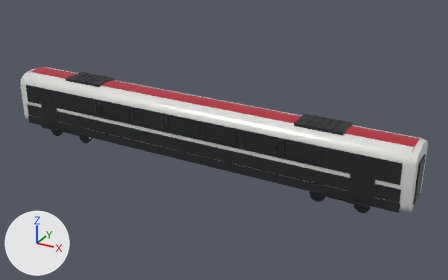
The glTF model public/models/railjet-lab/blender/railjet-nextgen-multifunction.glb, before and after one commit.
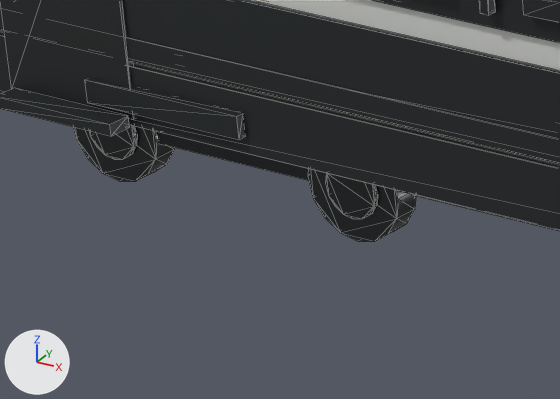
The first picture shows the older version from a 50 mm camera at (18.2, -29.8, 16.8) aimed at (1.5, 0.6, 1.7). The close-ups show the older and then the newer version on the part from 9% to 24% of the width and 41% to 58% of the height of that picture. Only the edits that show in the close-ups are written down. The axes (+X, +Y, +Z) are drawn at lower left. The lights are the same throughout. The close-ups show mesh edges as thin lines. Where no turn or scale is listed for an object, it has been applied to the vertices.

The older version as bpy lines, for what is in view:
```python
ob_multifunction_bogie_a_brake_disc__1_0 = bpy.data.objects.new('multifunction_bogie_a_brake_disc_-1_0', me_rj_unitcylinder_16)
ob_multifunction_bogie_a_brake_disc__1_0.parent = ob_multifunction_bogie_a
ob_multifunction_bogie_a_brake_disc__1_0.location = (-1.25, -1.085, 0.46)
ob_multifunction_bogie_a_brake_disc__1_0.rotation_euler = (1.571, 0.0, 0.0)  # degrees (90, 0, 0)
ob_multifunction_bogie_a_brake_disc__1_0.scale = (0.506, 0.506, 0.035)
ob_multifunction_bogie_a_brake_disc__1_1 = bpy.data.objects.new('multifunction_bogie_a_brake_disc_-1_1', me_rj_unitcylinder_16)
ob_multifunction_bogie_a_brake_disc__1_1.parent = ob_multifunction_bogie_a
ob_multifunction_bogie_a_brake_disc__1_1.location = (1.25, -1.085, 0.46)
ob_multifunction_bogie_a_brake_disc__1_1.rotation_euler = (1.571, 0.0, 0.0)  # degrees (90, 0, 0)
ob_multifunction_bogie_a_brake_disc__1_1.scale = (0.506, 0.506, 0.035)
ob_multifunction_bogie_a_wheel__1_0 = bpy.data.objects.new('multifunction_bogie_a_wheel_-1_0', me_rj_unitcylinder_16)
ob_multifunction_bogie_a_wheel__1_0.parent = ob_multifunction_bogie_a
ob_multifunction_bogie_a_wheel__1_0.location = (-1.25, -0.96, 0.46)
ob_multifunction_bogie_a_wheel__1_0.rotation_euler = (1.571, 0.0, 0.0)  # degrees (90, 0, 0)
ob_multifunction_bogie_a_wheel__1_0.scale = (0.92, 0.92, 0.22)
ob_multifunction_bogie_a_wheel__1_1 = bpy.data.objects.new('multifunction_bogie_a_wheel_-1_1', me_rj_unitcylinder_16)
ob_multifunction_bogie_a_wheel__1_1.parent = ob_multifunction_bogie_a
ob_multifunction_bogie_a_wheel__1_1.location = (1.25, -0.96, 0.46)
ob_multifunction_bogie_a_wheel__1_1.rotation_euler = (1.571, 0.0, 0.0)  # degrees (90, 0, 0)
ob_multifunction_bogie_a_wheel__1_1.scale = (0.92, 0.92, 0.22)
ob_multifunction_dark_skirt__1 = bpy.data.objects.new('multifunction_dark_skirt_-1', me_rj_unitcube)
ob_multifunction_dark_skirt__1.parent = ob_railjet_nextgen_multifunction_root
ob_multifunction_dark_skirt__1.location = (0.0, -1.438, 1.02)
ob_multifunction_dark_skirt__1.scale = (25.5, 0.055, 0.52)
# also in view: 'multifunction_lofted_body' at (0.0, 0.0, 2.5); 'multifunction_silver_flank_-1' at (0.0, -1.4, 1.7); 'multifunction_window_-1_1' at (-5.0, -1.5, 2.9); 'multifunction_wide_door_-1_0' at (-10.7, -1.5, 2.1); 'multifunction_accessible_door_marker_-1' at (-9.7, -1.5, 1.0)
```
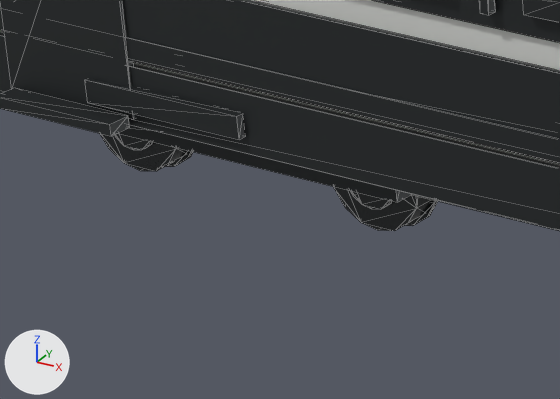
Boxes (x1, y1, x2, y2) around the edits, measured in the close-ups (560 x 399 px):
'multifunction_bogie_a_wheel_-1_1', moved
    before: (308, 169, 416, 241)
    after: (334, 187, 432, 231)
'multifunction_bogie_a_wheel_-1_0', moved
    before: (73, 126, 175, 181)
    after: (100, 133, 187, 171)
'multifunction_bogie_a_brake_disc_-1_1', moved
    before: (325, 173, 378, 219)
    after: (350, 191, 392, 209)
'multifunction_bogie_a_brake_disc_-1_0', moved
    before: (89, 125, 137, 159)
    after: (114, 133, 153, 150)
'multifunction_bogie_a_flange_-1_1', added (mostly hidden)
    after: (406, 200, 438, 226)
'multifunction_bogie_a_flange_-1_0', added (mostly hidden)
    after: (167, 151, 193, 166)

What the commit changed:
Object 'multifunction_bogie_a_brake_disc_-1_0' (ob_multifunction_bogie_a_brake_disc__1_0) moves from (-1.25, -1.085, 0.46) to (-1.25, -0.863, 0.46).
Object 'multifunction_bogie_a_brake_disc_-1_1' (ob_multifunction_bogie_a_brake_disc__1_1) moves from (1.25, -1.085, 0.46) to (1.25, -0.863, 0.46).
Object 'multifunction_bogie_a_wheel_-1_0' (ob_multifunction_bogie_a_wheel__1_0) moves from (-1.25, -0.96, 0.46) to (-1.25, -0.718, 0.46).
Object 'multifunction_bogie_a_wheel_-1_1' (ob_multifunction_bogie_a_wheel__1_1) moves from (1.25, -0.96, 0.46) to (1.25, -0.718, 0.46).
Object 'multifunction_bogie_a_flange_-1_1' (ob_multifunction_bogie_a_flange__1_1) is new; it shows me_rj_unitcylinder_16.
Its parent is ob_multifunction_bogie_a.
Its location is (1.25, -0.613, 0.46).
Its rotation in degrees is (90, 0, 0).
Its scale is (0.984, 0.984, 0.035).
Object 'multifunction_bogie_a_flange_-1_0' (ob_multifunction_bogie_a_flange__1_0) is new; it shows me_rj_unitcylinder_16.
Its parent is ob_multifunction_bogie_a.
Its location is (-1.25, -0.613, 0.46).
Its rotation in degrees is (90, 0, 0).
Its scale is (0.984, 0.984, 0.035).
